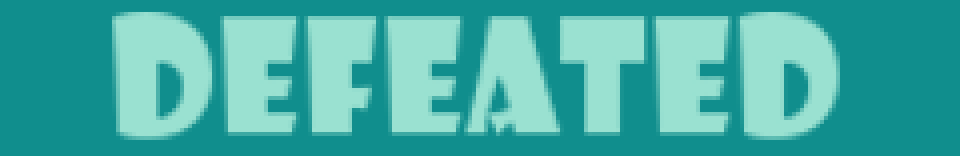
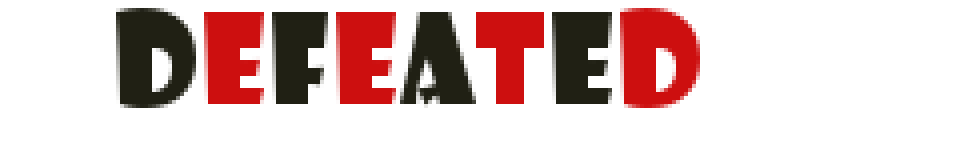
Layers edited between the first and the second 960 × 156 image:
renamed "Defeated" to "DEFEATED", painted on it over [112, 8, 840, 140]
removed layer "Layer" over [0, 0, 960, 156]
removed layer "Background" over [0, 0, 960, 156]
